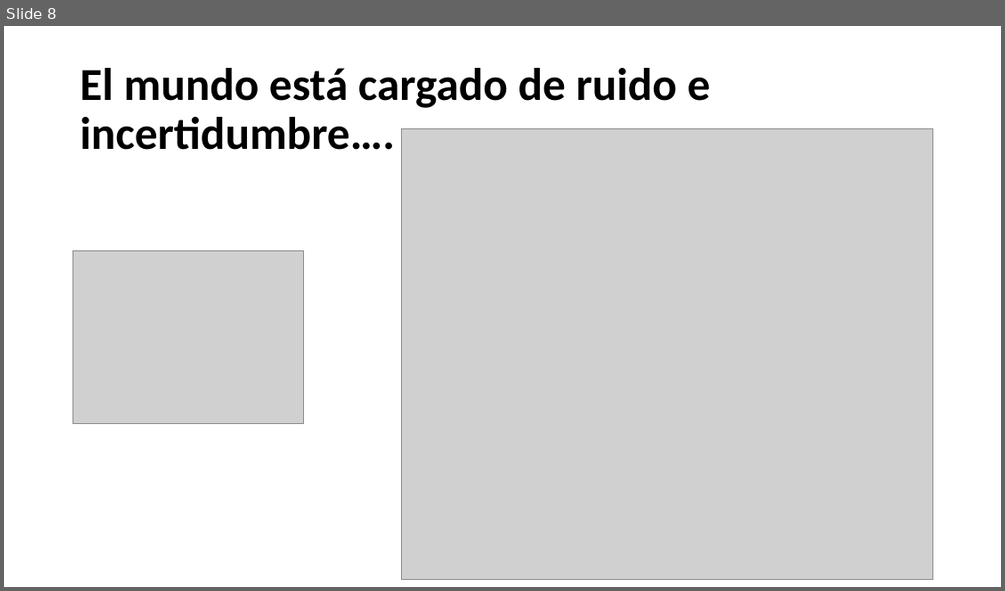
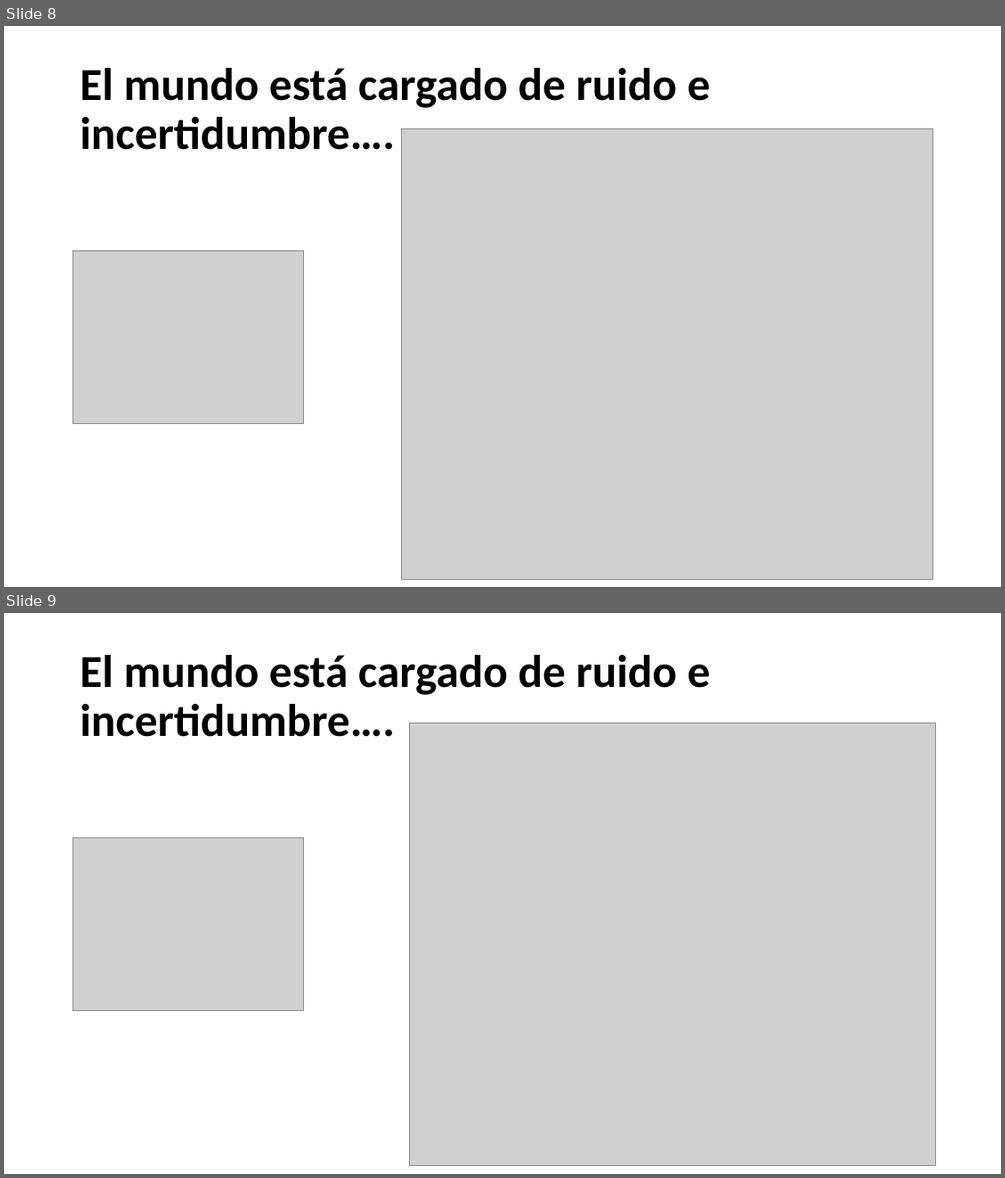
Before and after one commit to Adrifelcha/Adrifelcha, a slide deck: Tesis/Presentaciones/FINAL_Examen.pptx. Shown one above the other, each under a label of ours: slide 8 before the commit, slides 8 and 9 after it. The pictures are 1005x591 and 1005x1178 pixels, drawn with LibreOffice and Linux fonts; fonts in the diff are those of the drawing; grey boxes stand for pictures. Boxes give left, top, right and bottom in pixels: in the first picture for what was removed or moved away, otherwise in the second. Text is boxed around its words. In the diff, an @@ line names an element or a change of style, - is before the commit and + after.

Commit message:
Area de sobrelape

```diff
--- a/Tesis/Presentaciones/FINAL_Examen.pptx
+++ b/Tesis/Presentaciones/FINAL_Examen.pptx
@@ slide 9 added at [4,613,1001,1174], background #FFFFFF @@
@@ title added at [80,655,711,737], 44 pt, text #000000, bold @@
+El mundo está cargado de ruido e incertidumbre….
@@ picture added at [409,723,935,1166] @@
@@ picture added at [73,837,303,1011] @@
```
